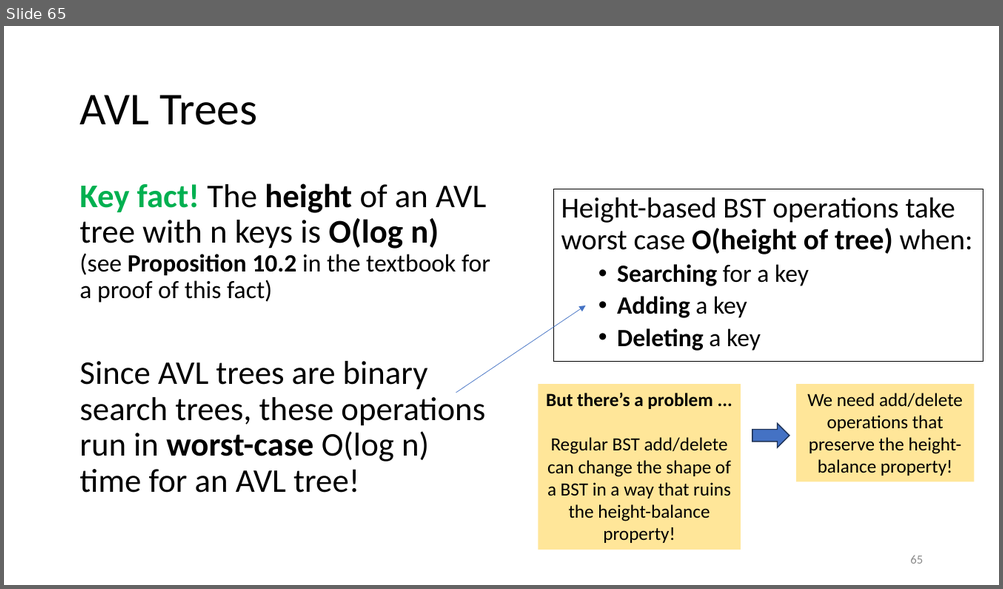
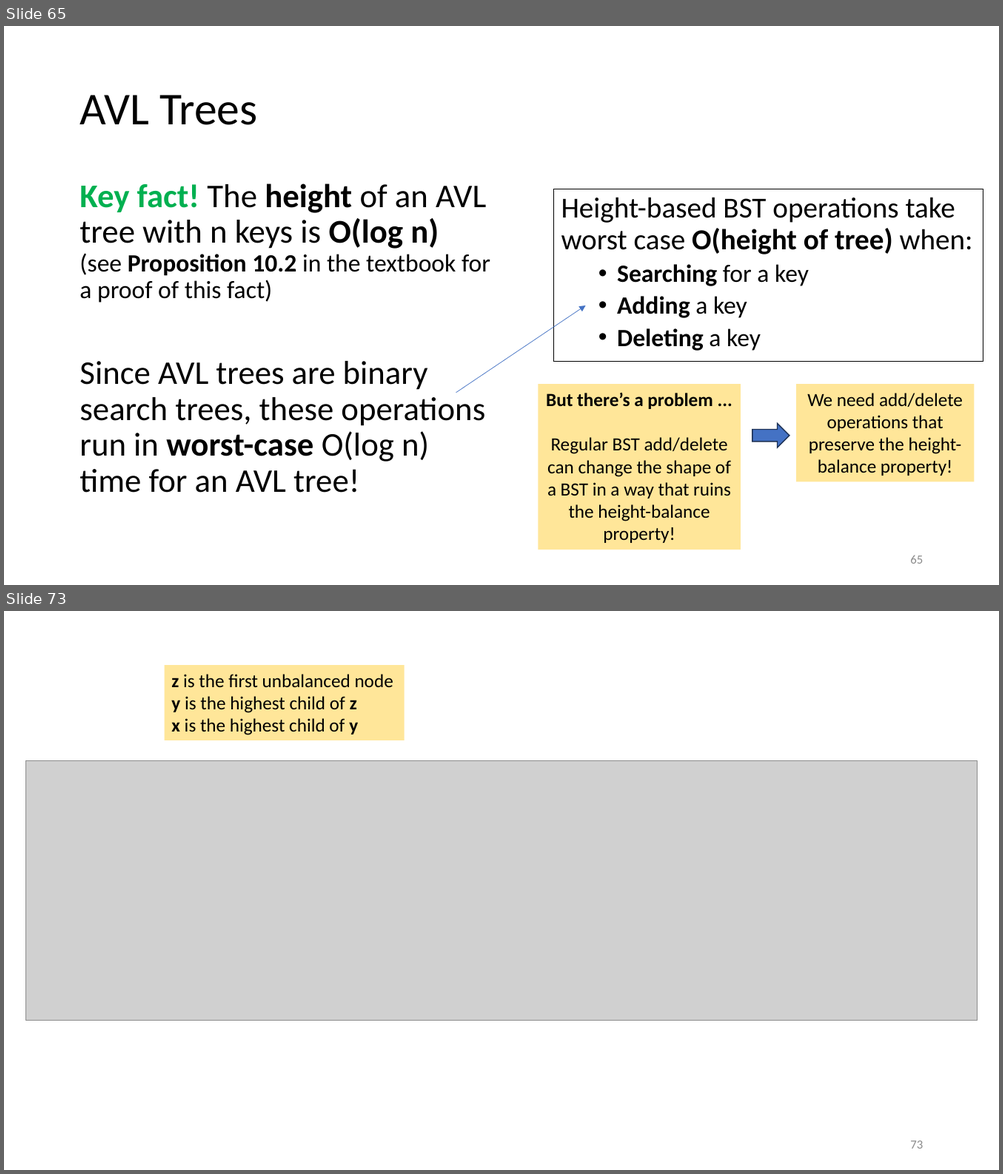
Before and after one commit to tjd1234/cmpt225summer2023, a slide deck: lecture_notes/week10/week10_BST.pptx. Shown one above the other, each under a label of ours: slide 65 before the commit, slides 65 and 73 after it; the slides between them are not shown. The pictures are 1003x589 and 1003x1174 pixels, drawn with LibreOffice and Linux fonts; fonts in the diff are those of the drawing; grey boxes stand for pictures. Boxes give left, top, right and bottom in pixels: in the first picture for what was removed or moved away, otherwise in the second. Text is boxed around its words. In the diff, an @@ line names an element or a change of style, - is before the commit and + after.

```diff
--- a/lecture_notes/week10/week10_BST.pptx
+++ b/lecture_notes/week10/week10_BST.pptx
@@ slide 73 added at (x1=4, y1=611, x2=999, y2=1170), background #FFFFFF @@
@@ rectangle added at (x1=165, y1=666, x2=404, y2=741), fill #FFE699, 18 pt, text #000000 @@
+z is the first unbalanced node
+y is the highest child of z
+x is the highest child of y
@@ picture added at (x1=26, y1=761, x2=977, y2=1021) @@
@@ page number added at (x1=910, y1=1141, x2=922, y2=1149), 12 pt, text #8C8C8C @@
+73
```
Also in this commit, not shown: 1 slide changed, 8 other slides added.
